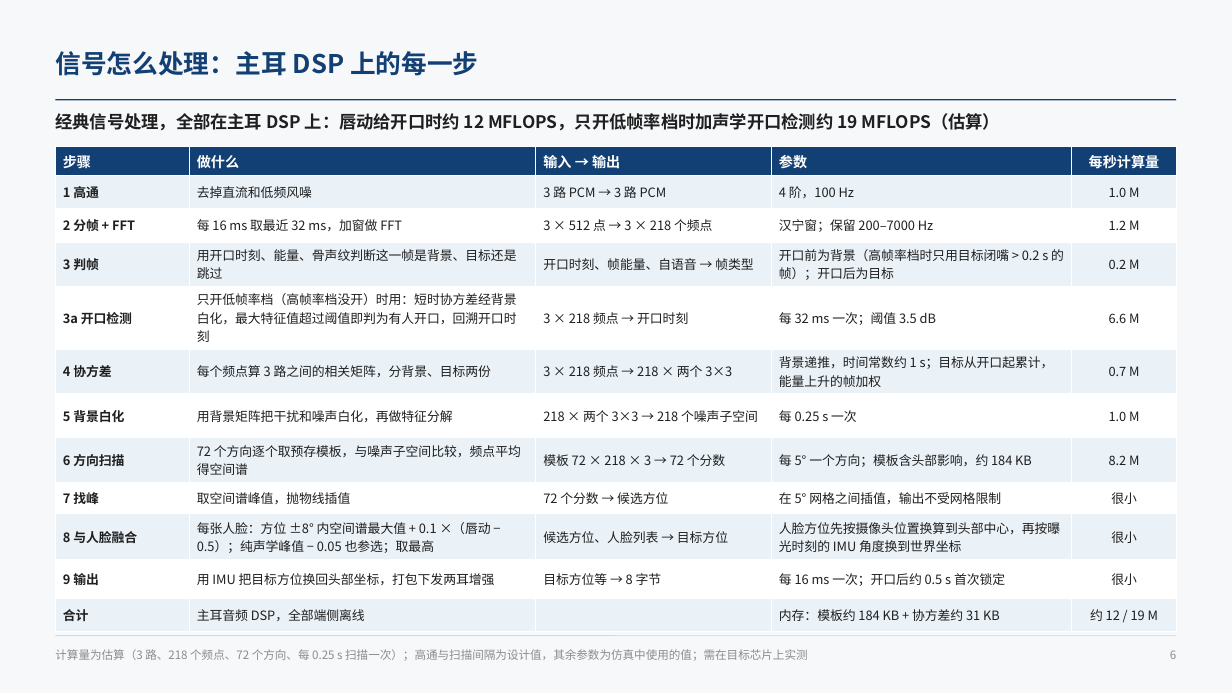
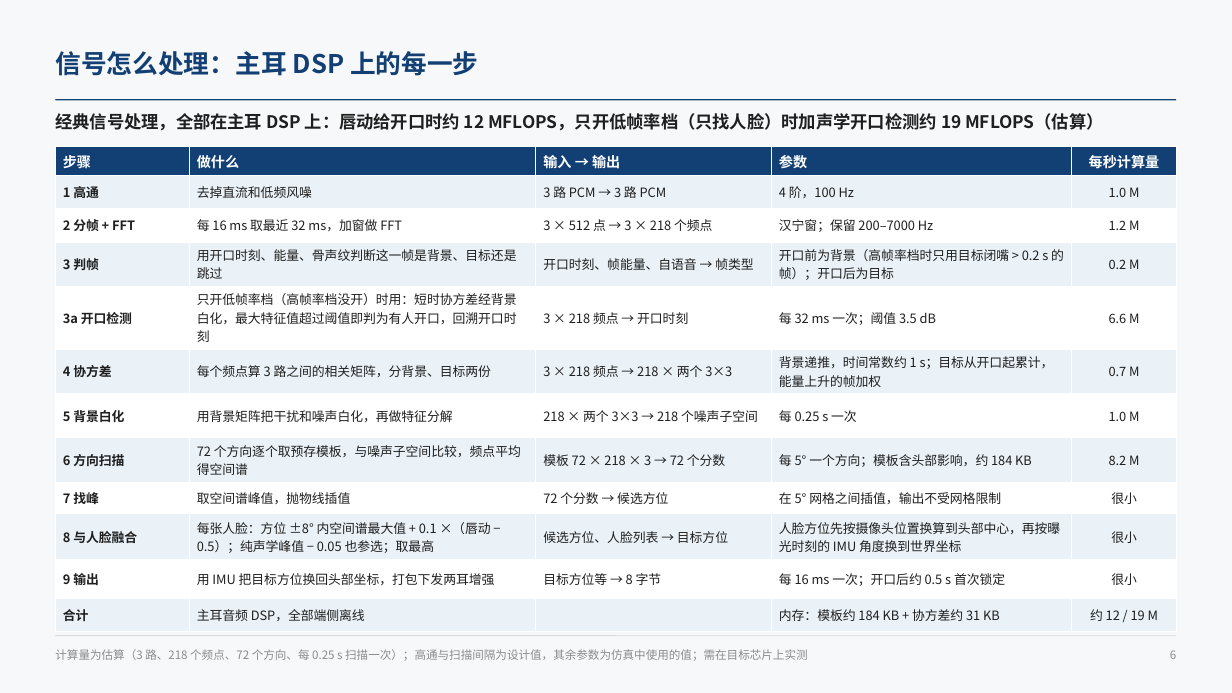
Before and after one commit to ZeroFoxxi/ssl-scene1, a slide deck: slide 6 of 02_耳机声源定位/耳机摄像头听觉辅助_整体设计方案.pptx. Drawn at 1232x693 pixels with LibreOffice and Linux fonts; fonts in the diff are those of the drawing. Boxes give left, top, right and bottom in pixels: in the first picture for what was removed or moved away, otherwise in the second. Text is boxed around its words. In the diff, an @@ line names an element or a change of style, - is before the commit and + after.

```diff
--- a/02_耳机声源定位/耳机摄像头听觉辅助_整体设计方案.pptx
+++ b/02_耳机声源定位/耳机摄像头听觉辅助_整体设计方案.pptx
@@ text at bbox=[55, 113, 1103, 131]: text changed @@
-经典信号处理，全部在主耳 DSP 上：唇动给开口时约 12 MFLOPS，只开低帧率档时加声学开口检测约 19 MFLOPS（估算）
+经典信号处理，全部在主耳 DSP 上：唇动给开口时约 12 MFLOPS，只开低帧率档（只找人脸）时加声学开口检测约 19 MFLOPS（估算）
```
Also in this commit, not shown: 5 other slides changed, 3 other files.
